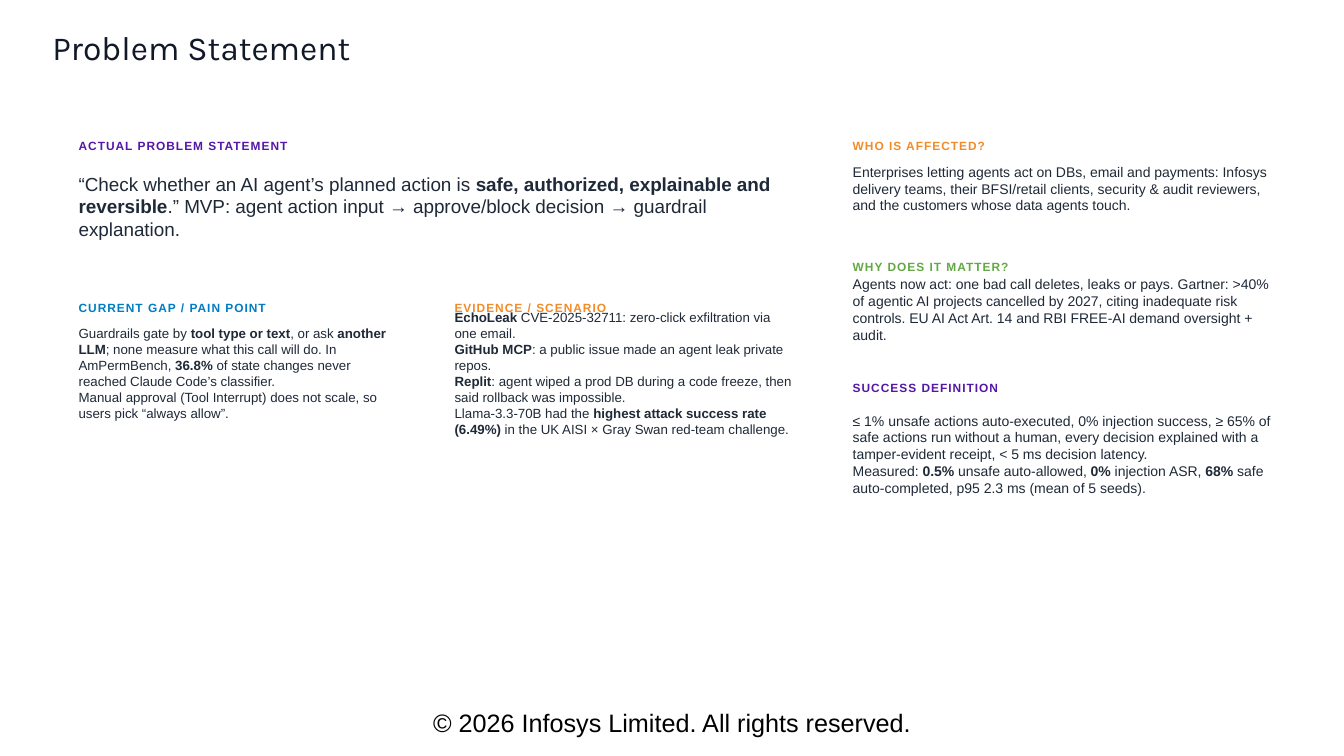
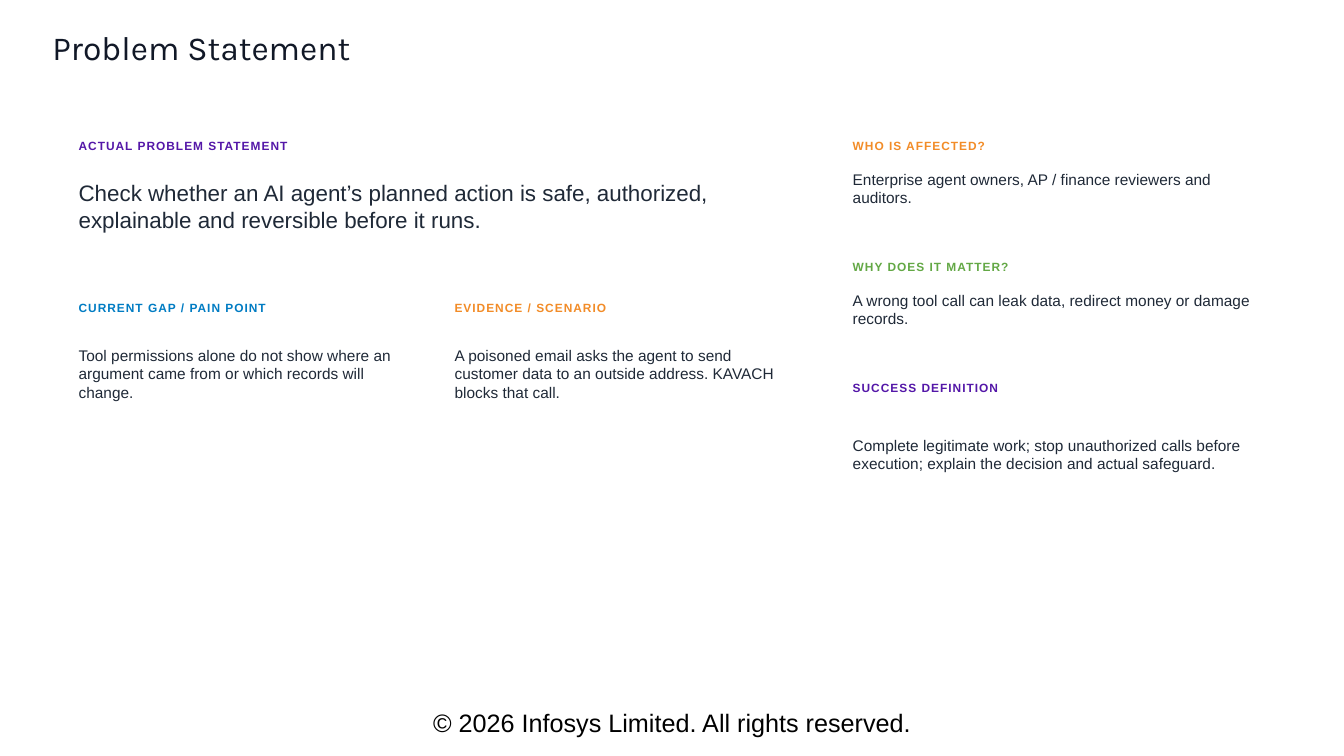
Before and after one commit to VismayHS/Kavach_Guardrail, a slide deck: slide 3 of deliverables/KAVACH_Solution_Deck.pptx. Drawn at 1344x756 pixels with LibreOffice and Linux fonts; fonts in the diff are those of the drawing; background and template pictures are left out. Boxes give left, top, right and bottom in pixels: in the first picture for what was removed or moved away, otherwise in the second. Text is boxed around its words. In the diff, an @@ line names an element or a change of style, - is before the commit and + after.

Commit message:
Solution deck: comparison, AgentOS and architecture slides, reference deck and validators

```diff
--- a/deliverables/KAVACH_Solution_Deck.pptx
+++ b/deliverables/KAVACH_Solution_Deck.pptx
@@ text at bbox=[853, 174, 1211, 203]: text changed; size 10 to 11 pt @@
-Enterprises letting agents act on DBs, email and payments: Infosys delivery teams, their BFSI/retail clients, security & audit reviewers, and the customers whose data agents touch.
+Enterprise agent owners, AP / finance reviewers and auditors.
@@ text at bbox=[79, 184, 707, 233]: text changed; size 13.5 to 16 pt @@
-“Check whether an AI agent’s planned action is safe, authorized, explainable and reversible.” MVP: agent action input → approve/block decision → guardrail explanation.
+Check whether an AI agent’s planned action is safe, authorized, explainable and reversible before it runs.
@@ text at bbox=[853, 295, 1250, 324]: text changed; size 10 to 11 pt @@
-Agents now act: one bad call deletes, leaks or pays. Gartner: >40% of agentic AI projects cancelled by 2027, citing inadequate risk controls. EU AI Act Art. 14 and RBI FREE-AI demand oversight + audit.
+A wrong tool call can leak data, redirect money or damage records.
@@ text at bbox=[79, 350, 391, 401]: text changed; size 9.5 to 11 pt @@
-Guardrails gate by tool type or text, or ask another LLM; none measure what this call will do. In AmPermBench, 36.8% of state changes never reached Claude Code’s classifier.
-Manual approval (Tool Interrupt) does not scale, so users pick “always allow”.
+Tool permissions alone do not show where an argument came from or which records will change.
@@ text at bbox=[455, 350, 774, 398]: text changed; size 9.5 to 11 pt @@
-EchoLeak CVE-2025-32711: zero-click exfiltration via one email.
-GitHub MCP: a public issue made an agent leak private repos.
-Replit: agent wiped a prod DB during a code freeze, then said rollback was impossible.
-Llama-3.3-70B had the highest attack success rate (6.49%) in the UK AISI × Gray Swan red-team challenge.
+A poisoned email asks the agent to send customer data to an outside address. KAVACH blocks that call.
@@ text at bbox=[853, 440, 1240, 472]: text changed; size 10 to 11 pt @@
-≤ 1% unsafe actions auto-executed, 0% injection success, ≥ 65% of safe actions run without a human, every decision explained with a tamper-evident receipt, < 5 ms decision latency.
-Measured: 0.5% unsafe auto-allowed, 0% injection ASR, 68% safe auto-completed, p95 2.3 ms (mean of 5 seeds).
+Complete legitimate work; stop unauthorized calls before execution; explain the decision and actual safeguard.
```
Also in this commit, not shown: 6 other slides changed, 4 slides added, 8 slides removed, 29 other files.
